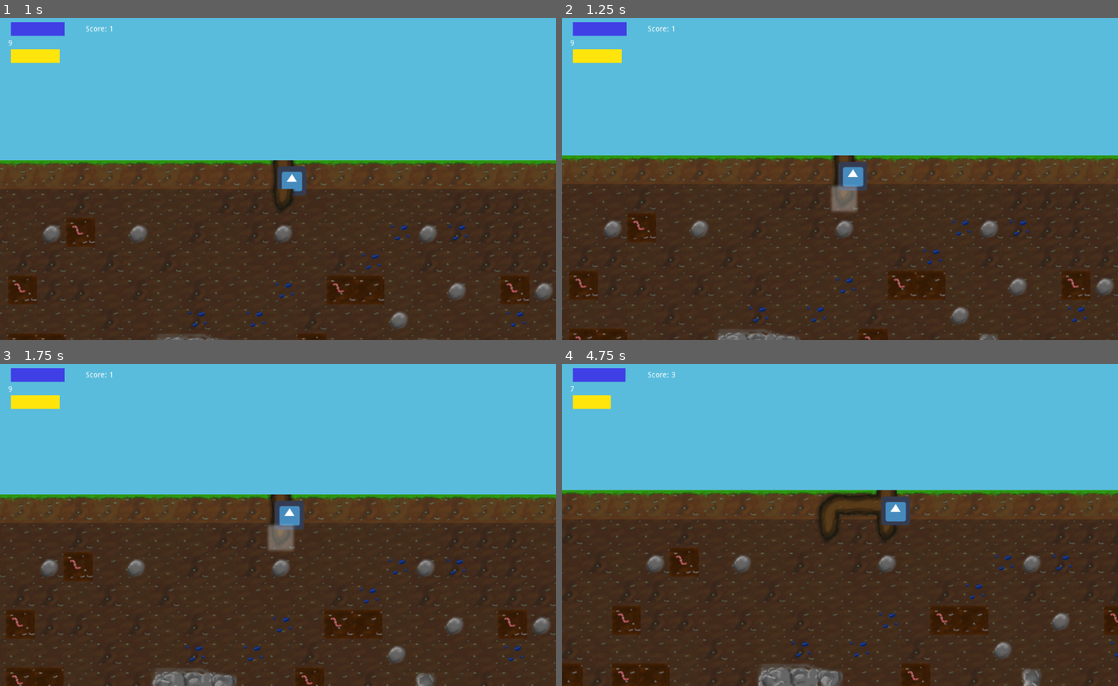
Above: before the commit, frames 1-4 (two rows, left to right).
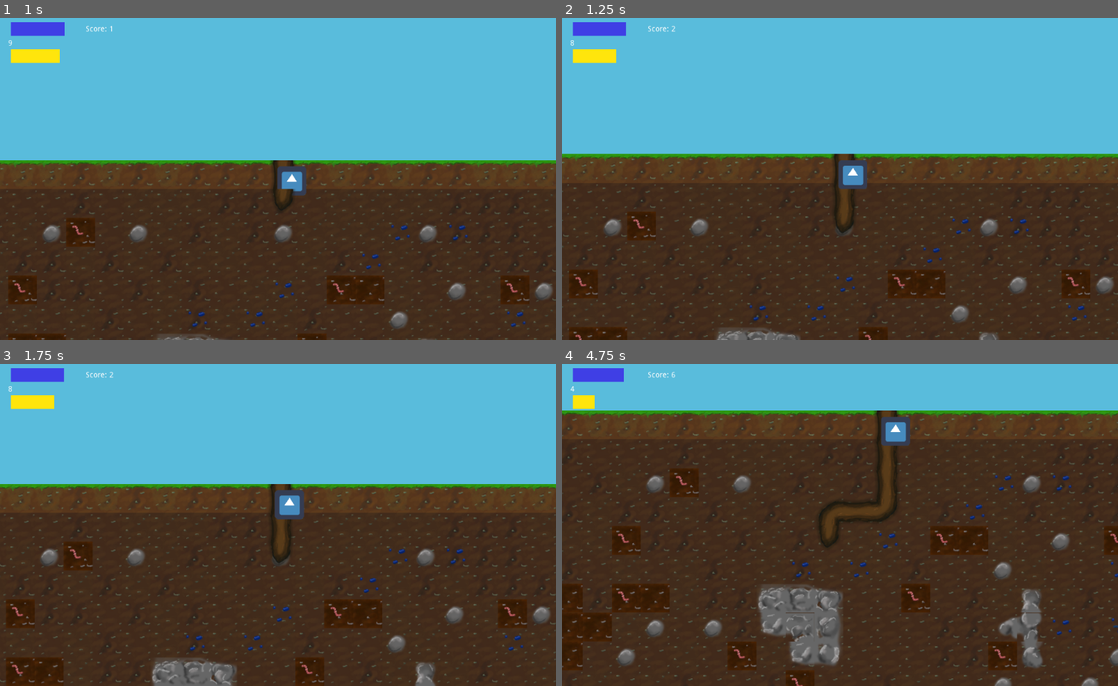
Above: after the commit, the same moments.

Repository: Sushperson/Tree-Simulator-2023
Game: Godot game, scene res://Scenes/World.tscn
Two runs of this game, one before a commit and one after it. Both use one fixed random seed, a clock stepped at 60 frames per second and the inputs below. The engine's default icon, where the game draws it, is replaced by a stand-in: a white triangle on a blue panel in a dark square.
Inputs:
- Up to frame 1 (1 s): hold W (up) from 0.53 s (still down)
- Up to frame 2 (1.25 s): keep holding W (up)
- Up to frame 3 (1.75 s): keep holding W (up)
- Up to frame 4 (4.75 s): release W (up) at 2.03 s; hold A (left) 2.03-3.53 s; hold S (down) 3.53-4.28 s; tap P (pause) at 4.15 s; hold D (right) from 4.28 s (still down)

Frame 1 is identical in both runs. In frame 2, 5.0% of the frame differs, in the area x 0-100%, y 1-100%; in frame 3, 11%; in frame 4, 39%.

Commit message:
added mechanic to brake through rock and count rock-brakes

Diff:
--- a/Tree_sim/Scripts/Player.gd
+++ b/Tree_sim/Scripts/Player.gd
@@ -9,8 +9,11 @@
 var move_dir = Vector2(0,1)
 var last_move_dir = Vector2(0,1)
 var last_tile = 0
+
 var path:Array = [[pos_x,pos_y],[pos_x,pos_y]]
 var remaining_current_root_tiles = 10
+var rock_brakes_used = []
+var max_rock_brakes = 1
 # Called when the node enters the scene tree for the first time.
 func _ready():
 	pass # Replace with function body.
--- a/Tree_sim/Scripts/World.gd
+++ b/Tree_sim/Scripts/World.gd
@@ -7,6 +7,7 @@
 var tick_length = 1 - game_speed
 
 var score = 0
+onready var player
 
 export var hp_bar_pos_x = 20
 export var hp_bar_pos_y = 25
@@ -18,7 +19,7 @@
 export var food_bar_scale_x = 1
 export var food_bar_scale_y = 25
 
-# var b = "text"
+
 enum spiel_modi{
 	wurzeln,
 	back_wurzeln,
@@ -33,6 +34,7 @@
 # Called when the node enters the scene tree for the first time.
 func _ready():
 	randomize()
+	player = get_node("Player")
 	get_node("RootGrid").cell_size.x = tile_size
 	get_node("RootGrid").cell_size.y = tile_size
 	get_node("BG_Grid").cell_size.x = tile_size
@@ -45,9 +47,9 @@
 	get_node("HUD/HpFill").scale.x = hp_bar_scale_x * 100
 	get_node("HUD/HpFill").scale.y = hp_bar_scale_y
 	get_node("HUD/HpFill").modulate = Color(0,1,0)
-	get_node("HUD/FoodFill").position.x = food_bar_pos_x + (get_node("Player").remaining_current_root_tiles/2)
+	get_node("HUD/FoodFill").position.x = food_bar_pos_x + (player.remaining_current_root_tiles/2)
 	get_node("HUD/FoodFill").position.y = food_bar_pos_y
-	get_node("HUD/FoodFill").scale.x = food_bar_scale_x * get_node("Player").remaining_current_root_tiles * 10
+	get_node("HUD/FoodFill").scale.x = food_bar_scale_x * player.remaining_current_root_tiles * 10
 	get_node("HUD/FoodFill").scale.y = food_bar_scale_y
 	get_node("HUD/FoodFill").modulate = Color(1,0.90,0.05)
 	get_node("Player/Sprite").set_rotation(0)
@@ -57,7 +59,6 @@
 #func _process(delta):
 #	pass
 func can_root_move():
-	var player = get_node("Player")
 	if player.remaining_current_root_tiles <= 0 or not target_cell_free(player.get_pos_vec(), player.move_dir):
 		change_mode(spiel_modi.back_wurzeln)
 		return false
@@ -67,7 +68,6 @@
 
 # change the gamemode
 func change_mode(mode):
-	var player = get_node("Player")
 	var camera = get_node("Camera2D")
 	camera.set_follow_smoothing(5)
 	if in_spiel_modus == spiel_modi.skilltree and not mode == spiel_modi.skilltree:
@@ -75,7 +75,7 @@
 		get_node("cam_skilltree/RemoteTransform2D_skilltree").update_position = false
 	elif mode == spiel_modi.skilltree:
 		get_node("Player/RemoteTransform2D2").update_position = false
-		get_node("cam_skilltree").position = get_node("Player").position
+		get_node("cam_skilltree").position = player.position
 		get_node("cam_skilltree/RemoteTransform2D_skilltree").update_position = true
 	elif mode == spiel_modi.verloren:
 		get_node("Tick_clock").stop()
@@ -157,7 +157,6 @@
 	get_node("Tick_clock").start(tick_length)
 	#generate tiles
 	generate_tiles(get_visible_rect())
-	var player = get_node("Player")
 
 	if in_spiel_modus == spiel_modi.wurzeln:
 		if can_root_move():
@@ -187,6 +186,10 @@
 			player.remaining_current_root_tiles += 1
 			player.move_dir = Vector2(0,0)
 			player.path.pop_back()
+			if player.rock_brakes_used and player.path.size() <= player.rock_brakes_used[-1]:
+				player.rock_brakes_used.pop_back()
+				print("remaining rock brakes: " + str(player.max_rock_brakes - player.rock_brakes_used.size()))
+
 			player.pos_x = player.path[-1][0]
 			player.pos_y = player.path[-1][1]
 			player.position = Vector2(player.path[-1][0] * tile_size + tile_size/2, player.path[-1][1]* tile_size + tile_size/2)
@@ -198,12 +201,18 @@
 	speed_increase()
 
 func target_cell_free(pos, dir):
-	return (get_node("RootGrid").get_cell((pos + dir).x, (pos + dir).y) == -1)\
-		and get_node("RO_Grid").get_cell((pos + dir).x, (pos + dir).y) != 0
+	if (get_node("RootGrid").get_cell((pos + dir).x, (pos + dir).y) == -1):
+		if get_node("RO_Grid").get_cell((pos + dir).x, (pos + dir).y) != 0:
+			return true
+		elif player.rock_brakes_used.size() < player.max_rock_brakes:
+			player.rock_brakes_used.append(player.path.size())
+			print("remaining rock brakes: " + str(player.max_rock_brakes - player.rock_brakes_used.size()))
+			return true
+	else:
+		return false
 
 # Set a root-tile to the tile that was just left by the player
 func set_player_tile():
-	var player = get_node("Player")
 	var tilemap = get_node("RootGrid")
 	tilemap.set_cell(player.get_last_x(), player.get_last_y(), player.last_tile)
 
@@ -232,7 +241,6 @@
 
 func visual_hp():
 	var HUD = get_node("HUD")
-	var player = get_node("Player")
 
 	var HpLabel = get_node("HUD/HpBar")
 	var HpFill = get_node("HUD/HpFill")
@@ -248,7 +256,6 @@
 
 func visual_food():
 	var HUD = get_node("HUD")
-	var player = get_node("Player")
 
 	var FoodLabel = get_node("HUD/FoodBar")
 	var FoodFill = get_node("HUD/FoodFill")
@@ -270,7 +277,6 @@
 # Sets the sprite of the player (or something)
 func player_char():
 	var sprite = get_node("Player/Sprite")
-	var player = get_node("Player")
 	var rootgrid = get_node("RootGrid")
 
 	if in_spiel_modus == spiel_modi.back_wurzeln:
@@ -302,7 +308,6 @@
 
 
 func resource_yoink():
-	var player = get_node("Player")
 	var tilemap = get_node("RO_Grid")
 	var HUD = get_node("HUD")
 
